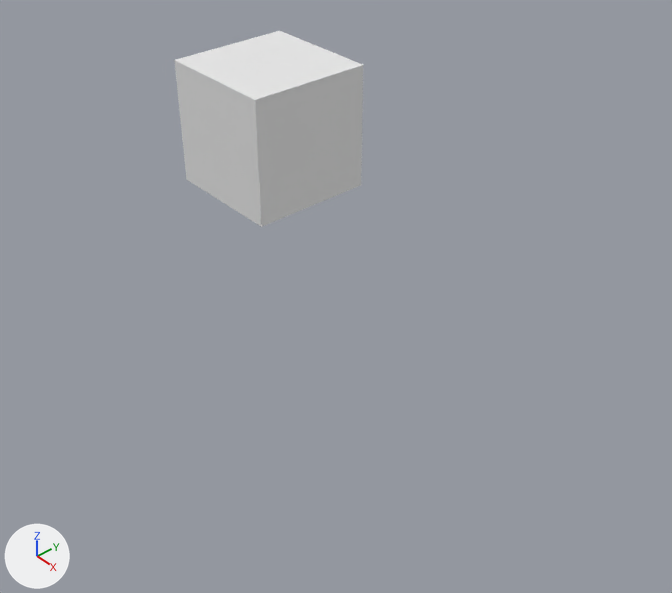
An edit to the Blender file Art/Modelle/Levelbaukasten/Levelarchitektur/Laufebenen/plateaus_bridge_2.blend, drawn before and after from the same camera.
One viewpoint serves both versions: a 50 mm lens placed at (10.76, -8.03, 6.04), pointed at (1.27, 0.23, -2.68). The axes (+X, +Y, +Z) are drawn at lower left. The lights are the same throughout.
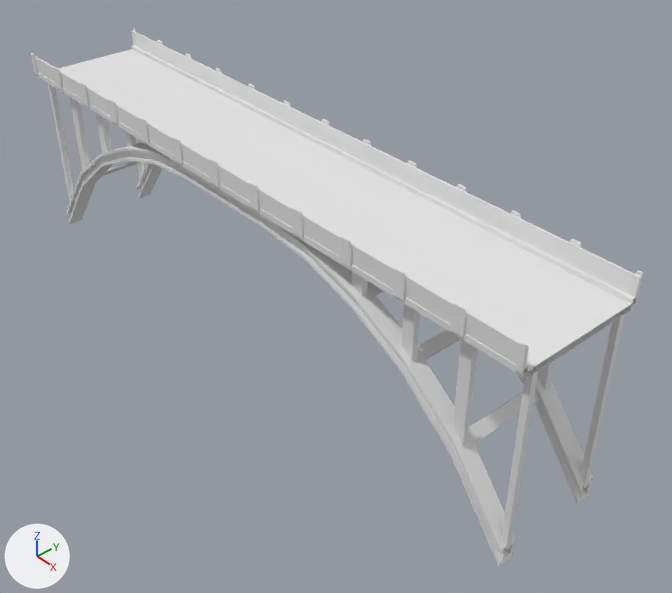
Boxes [x1, y1, x2, y2] around the edits, measured in the pictures (672 x 593 px):
'Cube.005', added: after [36, 45, 637, 379]
'Cube', reshaped (177% wider, 115% taller): before [174, 31, 363, 227]; after [67, 143, 593, 566]
'Cube.008', added: after [132, 30, 641, 298]
'Cube.001', added: after [48, 84, 625, 551]
'Cube.007', added: after [34, 55, 529, 369]
'Cube.006', added: after [31, 53, 527, 375]
'Cube.003', added: after [102, 161, 540, 443]
'Cube.009', added: after [133, 28, 643, 301]
part 1 of me_cube, built on: before [174, 31, 363, 227]; after [67, 143, 593, 566]

What changed in the scene script:
```text
Change me_cube:
    used by ob_cube; location = (0.0, 0.0, 0.0)
    remove me_cube.from_pydata(...)  # 8 vertices, 6 faces; spans x -1.0..1.0, y -1.0..1.0, z -1.0..1.0
    add me_cube.from_pydata(...)  # 312 vertices, 288 faces; spans x -6.0..6.0, y -1.0..1.0, z -4.04..-0.76
    me_cube part 1: 4 vertices removed from x -1.0..1.0, y -1.0..1.0, z 1.0; 308 vertices added at x -6.0..6.0, y -1.0..1.0, z -4.04..-0.76
    me_cube part 2: the surface is now shaded smooth
Add me_cube_003:
    me_cube_003.from_pydata(...)  # 80 vertices, 40 faces; spans x -47.3..47.3, y -1.0..21.9, z -73.6..1.0
Add me_cube_005:
    me_cube_005.from_pydata(...)  # 28 vertices, 14 faces; spans x -6.0..6.0, y -1.1..1.1, z -0.78..-0.6
Add me_cube_006:
    me_cube_006.from_pydata(...)  # 208 vertices, 156 faces; spans x -12.0..12.0, y -2.2, z -1.3..-0.5
Add me_cube_007:
    me_cube_007.from_pydata(...)  # a box spanning x -6.0..6.0, y -1.09..-1.06, z -0.6..-0.3
Add me_cube_010:
    me_cube_010.from_pydata(...)  # 128 vertices, 64 faces; spans x -6.0..6.0, y -0.9..0.9, z -3.8..-0.76
Add ob_cube_003:
    ob_cube_003 = bpy.data.objects.new('Cube.003', me_cube_003)
    ob_cube_003.location = (0.0, -0.73, -0.88)
    ob_cube_003.scale = (0.108, 0.0697, 0.0246)
Add ob_cube_005:
    ob_cube_005 = bpy.data.objects.new('Cube.005', me_cube_005)
    ob_cube_005.location = (0.0, 0.0, 0.0)
Add ob_cube_006:
    ob_cube_006 = bpy.data.objects.new('Cube.006', me_cube_006)
    ob_cube_006.location = (0.0, 0.0, 0.0)
    ob_cube_006.scale = (0.5, 0.5, 0.5)
Add ob_cube_007:
    ob_cube_007 = bpy.data.objects.new('Cube.007', me_cube_007)
    ob_cube_007.location = (0.0, 0.0, 0.0)
Add ob_cube_008:
    ob_cube_008 = bpy.data.objects.new('Cube.008', me_cube_007.copy())
    ob_cube_008.location = (0.0, 0.0, 0.0)
    ob_cube_008.rotation_euler = (0.0, 0.0, 3.142)  # degrees (0, 0, 180)
Add ob_cube_009:
    ob_cube_009 = bpy.data.objects.new('Cube.009', me_cube_006.copy())
    ob_cube_009.location = (0.0, 0.0, 0.0)
    ob_cube_009.rotation_euler = (0.0, 0.0, 3.142)  # degrees (0, 0, 180)
    ob_cube_009.scale = (0.5, 0.5, 0.5)
Add ob_cube_001:
    ob_cube_001 = bpy.data.objects.new('Cube.001', me_cube_010)
    ob_cube_001.location = (0.0, 0.0, 0.0)
```
